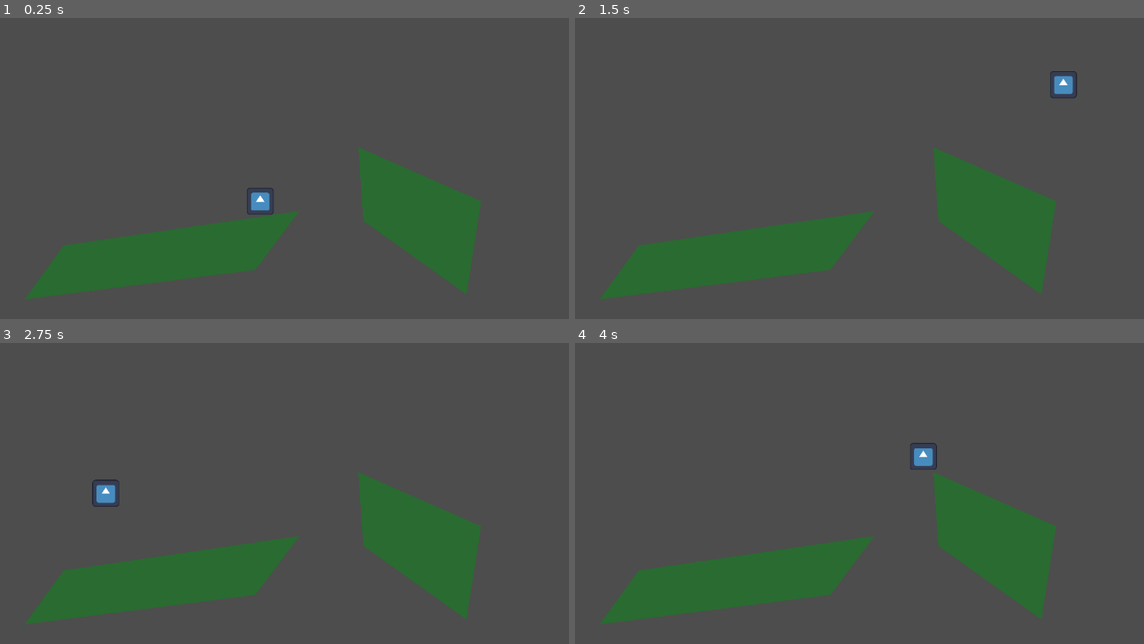
Above: before the commit, frames 1-4 (two rows, left to right).
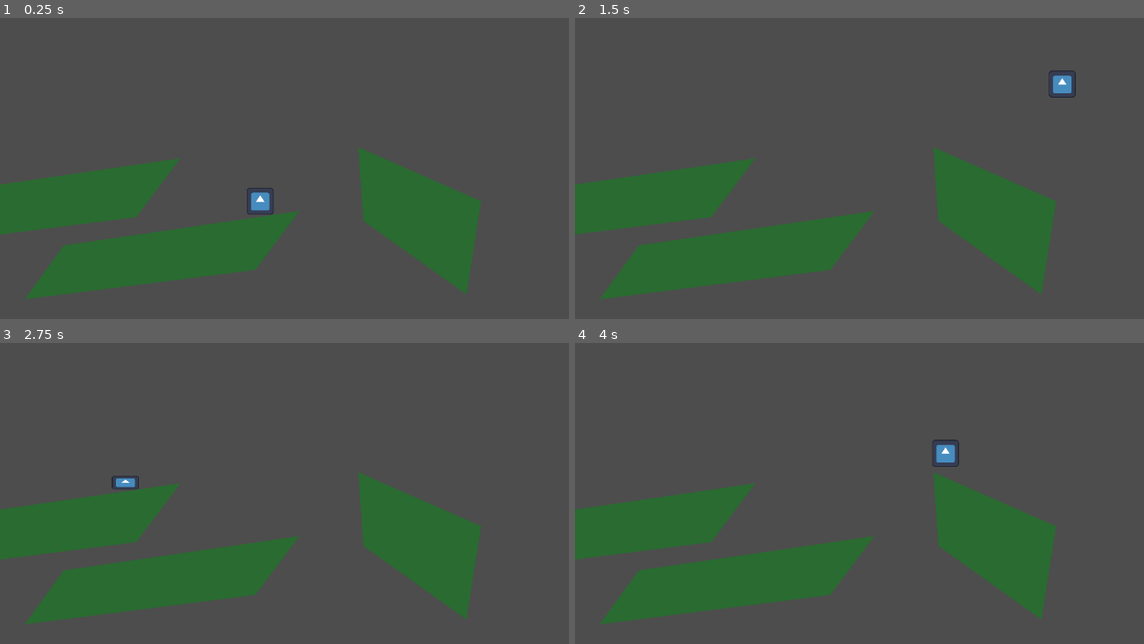
Above: after the commit, the same moments.

Repository: megkuo/engl3500
Game: Godot game, scene res://movement_demo.tscn
Two runs of this game, one before a commit and one after it. Both use one fixed random seed, a clock stepped at 60 frames per second and the inputs below. The engine's default icon, where the game draws it, is replaced by a stand-in: a white triangle on a blue panel in a dark square.
Inputs:
- Up to frame 1 (0.25 s): no input
- Up to frame 2 (1.5 s): tap Enter at 0.5 s; hold S (crouch, bound only after the commit) 0.53-1.28 s; hold D (move_right) from 0.53 s (still down); tap Space (jump) at 0.77, 0.8, 1.07, 1.35 s
- Up to frame 3 (2.75 s): tap Space (jump) at 1.52, 1.82, 2.3 s; tap S (crouch, bound only after the commit) at 1.55 s; release D (move_right) at 2.03 s; hold A (move_left) from 2.03 s (still down); hold S (crouch, bound only after the commit) from 2.03 s (still down)
- Up to frame 4 (4 s): release A (move_left) at 2.78 s; release S (crouch, bound only after the commit) at 2.78 s; hold D (move_right) from 2.78 s (still down); tap S (crouch, bound only after the commit) at 2.85 s; tap Space (jump) at 3.02, 3.32, 3.6, 3.77 s

The runs differ from the first frame. In frame 1, 4.7% of the frame differs, in the area x 0-32%, y 46-72%; in frame 2, 4.9%; in frame 3, 5.0%; in frame 4, 5.2%, in the area x 0-68%, y 32-72%.

Commit message:
homework 9

Diff:
--- a/hw9_megkuo/Scripts/MoveCharacter.gd
+++ b/hw9_megkuo/Scripts/MoveCharacter.gd
@@ -3,6 +3,7 @@
 @export var jump_height : float ## How high should they jump?
 @export var movement_speed : float ## How fast can they move?
 @export var horizontal_air_coefficient : float ## Should the player move more slowly left and right in the air? Set to zero for no movement, 1 for the same
+# ^^ i.e. how much can you move horizontally while the character is in the air
 @export var speed_limit : float ## What is the player's max speed?
 @export var friction : float ## What friction should they experience on the ground?
 
@@ -13,39 +14,62 @@
 
 
 func _get_input():
-	if is_on_floor():
-		if Input.is_action_pressed("move_left"):
+	# input detection
+	if is_on_floor(): # inherited from CharacterBody2D
+		if Input.is_action_pressed("move_left"): # moves character to left when left input is detected
 			velocity += Vector2(-movement_speed,0)
 
-		if Input.is_action_pressed("move_right"):
+		if Input.is_action_pressed("move_right"): # moves character to right when right input is detected
 			velocity += Vector2(movement_speed,0)
 
 		if Input.is_action_just_pressed("jump"): # Jump only happens when we're on the floor (unless we want a double jump, but we won't use that here)
 			velocity += Vector2(1,-jump_height)
 
 	if not is_on_floor():
-		if Input.is_action_pressed("move_left"):
+		if Input.is_action_pressed("move_left"): # moves character to left when left input is detected
 			velocity += Vector2(-movement_speed * horizontal_air_coefficient,0)
 
-		if Input.is_action_pressed("move_right"):
+		if Input.is_action_pressed("move_right"): # moves character to left when left input is detected
 			velocity += Vector2(movement_speed * horizontal_air_coefficient,0)
 
+	# logic for crouching
+	if Input.is_action_pressed("crouch"):
+			# scales GodotBot so that the y is half the size
+			scale = Vector2(1, 0.5) # can look up attributes of CharacterBody2D/Node2D
+			pass
+
+	if not Input.is_action_pressed("crouch"):
+		# scale GodotBot's so that the y is half the size
+		scale = Vector2(1, 1)
+		pass
+
+func _crouch_check():
+	# how to prevent reversing crouching if there is not enough room? maybe need to detect if becomes in contact wiith ceiling
+	#print("ceiling:", is_on_ceiling())s
+	#print("floor:", is_on_floor())
+	if is_on_ceiling(): # and is_on_floor():
+		scale = Vector2(1, .5) # would need to adjust hitbox? -- nevermind, should also change
+	# hmm unsure -- TODO
+
 func _limit_speed():
-	if velocity.x > speed_limit:
-		velocity = Vector2(speed_limit, velocity.y)
+	# only affects x velocity, will cap speed at defined speed_limit by setting x-speed to speed limit
+	if velocity.x > speed_limit: # checks if speed in x direction exceeds speed limit
+		velocity = Vector2(speed_limit, velocity.y) # sets velocity for x to speed limit
 
 	if velocity.x < -speed_limit:
 		velocity = Vector2(-speed_limit, velocity.y)
 
 func _apply_friction():
+	# causes character to gradually come to a stop without further input
 	if is_on_floor() and not (Input.is_action_pressed("move_left") or Input.is_action_pressed("move_right")):
-		velocity -= Vector2(velocity.x * friction, 0)
-		if abs(velocity.x) < 5:
+		velocity -= Vector2(velocity.x * friction, 0) # decrements the velocity using friction scalar value
+		if abs(velocity.x) < 5: # makes the stop happen sooner, vs. dragging it out?
 			velocity = Vector2(0, velocity.y) # if the velocity in x gets close enough to zero, we set it to zero
 
 func _apply_gravity():
+	# have to add gravity to CharacterBody2D manually because Godot doesn't do it automatically
 	if not is_on_floor():
-		velocity += gravity
+		velocity += gravity # increments y velocity by gravity?
 
 # Called every frame. 'delta' is the elapsed time since the previous frame.
 func _physics_process(delta):
@@ -54,5 +78,6 @@
 	_apply_friction()
 	_apply_gravity()
 
-	move_and_slide()
+	move_and_slide() # more simple version of move and collide -- would be for if boxes are getting pushed around
+	_crouch_check()
 	pass
--- a/hw9_megkuo/hw_problem_1.tscn
+++ b/hw9_megkuo/hw_problem_1.tscn
@@ -15,10 +15,10 @@
 position = Vector2(204, 286)
 floor_snap_length = 8.1
 script = ExtResource("2_ioys3")
-jump_height = 1000.0
-movement_speed = 10.0
+jump_height = 2000.0
+movement_speed = 400.0
 horizontal_air_coefficient = 0.5
-speed_limit = 50.0
+speed_limit = 400.0
 friction = 0.2
 
 [node name="Icon" type="Sprite2D" parent="CharacterBody2D"]
--- a/hw9_megkuo/hw_problem_2.tscn
+++ b/hw9_megkuo/hw_problem_2.tscn
@@ -15,7 +15,7 @@
 position = Vector2(204, 286)
 floor_snap_length = 8.1
 script = ExtResource("1_bnc3r")
-jump_height = 2000.0
+jump_height = 5000.0
 movement_speed = 100.0
 horizontal_air_coefficient = 0.3
 speed_limit = 400.0
--- a/hw9_megkuo/hw_problem_3.tscn
+++ b/hw9_megkuo/hw_problem_3.tscn
@@ -11,7 +11,6 @@
 
 [node name="CharacterBody2D" type="CharacterBody2D" parent="."]
 position = Vector2(424, 368)
-motion_mode = 1
 script = ExtResource("1_2s0kq")
 jump_height = 1400.0
 movement_speed = 100.0
--- a/hw9_megkuo/movement_demo.tscn
+++ b/hw9_megkuo/movement_demo.tscn
@@ -54,6 +54,19 @@
 position = Vector2(-431.68, 48)
 polygon = PackedVector2Array(63.68, 88, 447.68, 32, 375.68, 128, -0.320007, 176)
 
+[node name="LevelPiece3" type="StaticBody2D" parent="."]
+position = Vector2(278, 306)
+script = ExtResource("3_ho3wj")
+
+[node name="Polygon2D" type="Polygon2D" parent="LevelPiece3"]
+position = Vector2(-431.68, 48)
+color = Color(0.164706, 0.419608, 0.196078, 1)
+polygon = PackedVector2Array(63.68, 88, 447.68, 32, 375.68, 128, -0.320007, 176)
+
+[node name="CollisionPolygon2D" type="CollisionPolygon2D" parent="LevelPiece3"]
+position = Vector2(-431.68, 48)
+polygon = PackedVector2Array(63.68, 88, 447.68, 32, 375.68, 128, -0.320007, 176)
+
 [node name="Area2D3" type="Area2D" parent="."]
 position = Vector2(49, 706)
 script = ExtResource("3_ho3wj")
--- a/hw9_megkuo/project.godot
+++ b/hw9_megkuo/project.godot
@@ -32,3 +32,8 @@
 "events": [Object(InputEventKey,"resource_local_to_scene":false,"resource_name":"","device":-1,"window_id":0,"alt_pressed":false,"shift_pressed":false,"ctrl_pressed":false,"meta_pressed":false,"pressed":false,"keycode":0,"physical_keycode":68,"key_label":0,"unicode":100,"echo":false,"script":null)
 ]
 }
+crouch={
+"deadzone": 0.5,
+"events": [Object(InputEventKey,"resource_local_to_scene":false,"resource_name":"","device":-1,"window_id":0,"alt_pressed":false,"shift_pressed":false,"ctrl_pressed":false,"meta_pressed":false,"pressed":false,"keycode":0,"physical_keycode":83,"key_label":0,"unicode":115,"echo":false,"script":null)
+]
+}
